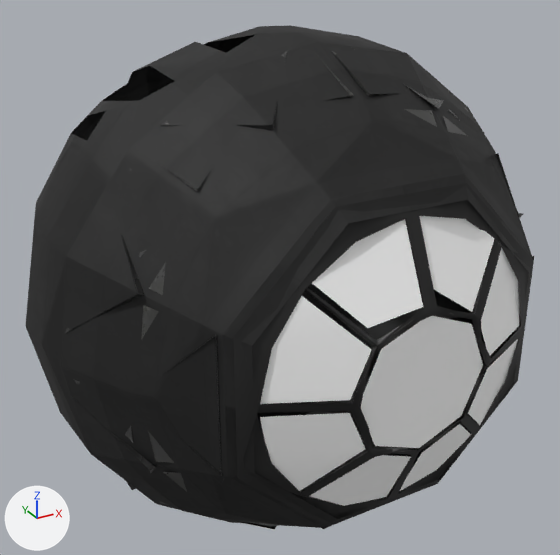
Renders of the glTF model public/models/galaxy/surface/tiebombercockpit.lod1.glb from each side of a commit.
Both versions are drawn from a camera (50 mm lens) standing at (-3.14, -5.1, 4.08) and looking at (-1.64, -2.38, 2.72). The axes (+X, +Y, +Z) are drawn at lower left. The lights are the same throughout. The picture after the commit comes second. Where no turn or scale is listed for an object, it has been applied to the vertices.

Script lines for the objects in view, before the commit:
```python
mat_m_cockpit = bpy.data.materials.new('M_Cockpit')
mat_m_cockpit.use_nodes = True; mat_m_cockpit.node_tree.nodes.clear()
_N = mat_m_cockpit.node_tree.nodes; _L = mat_m_cockpit.node_tree.links
n0 = _N.new('ShaderNodeBsdfPrincipled'); n0.name = 'Principled BSDF'
n1 = _N.new('ShaderNodeOutputMaterial'); n1.name = 'Material Output'
n2 = _N.new('ShaderNodeTexImage'); n2.name = 'Image Texture'
n2.image = img_image_0
n3 = _N.new('ShaderNodeMath'); n3.name = 'Math'
n3.operation = 'MULTIPLY'
n4 = _N.new('ShaderNodeSeparateColor'); n4.name = 'Separate Color'
n5 = _N.new('ShaderNodeTexImage'); n5.name = 'Image Texture.001'
n5.image = img_image_2
n6 = _N.new('ShaderNodeNormalMap'); n6.name = 'Normal Map'
n6.uv_map = 'UVMap'
n7 = _N.new('ShaderNodeTexImage'); n7.name = 'Image Texture.002'
n7.image = img_image_1
_L.new(n0.outputs[0], n1.inputs[0])  # 'BSDF' to 'Surface'
_L.new(n2.outputs[0], n0.inputs[0])  # 'Color' to 'Base Color'
_L.new(n3.outputs[0], n0.inputs[1])  # 'Value' to 'Metallic'
_L.new(n4.outputs[2], n3.inputs[0])  # 'Blue' to 'Value'
_L.new(n4.outputs[1], n0.inputs[2])  # 'Green' to 'Roughness'
_L.new(n5.outputs[0], n4.inputs[0])  # 'Color' to 'Color'
_L.new(n6.outputs[0], n0.inputs[5])  # 'Normal' to 'Normal'
_L.new(n7.outputs[0], n6.inputs[1])  # 'Color' to 'Color'
mat_m_windowdirt = principled_material('M_WindowDirt')
mat_m_windowdirt.base_color = (1.0, 1.0, 1.0)  # white #ffffff
mat_m_windowdirt.roughness = 0.7
me_mesh_0 = bpy.data.meshes.new('Mesh_0')
me_mesh_0.from_pydata(...)  # 492 vertices, 624 faces; spans x -1.07..1.07, y -1.01..1.01, z -1.06..1.06
# faces by material slot: [592, 32]
me_mesh_0.materials.append(mat_m_cockpit)
me_mesh_0.materials.append(mat_m_windowdirt)  # white #ffffff
ob_mesh_0 = bpy.data.objects.new('Mesh_0', me_mesh_0)
ob_mesh_0.location = (-1.644, -2.38, 2.712)
```
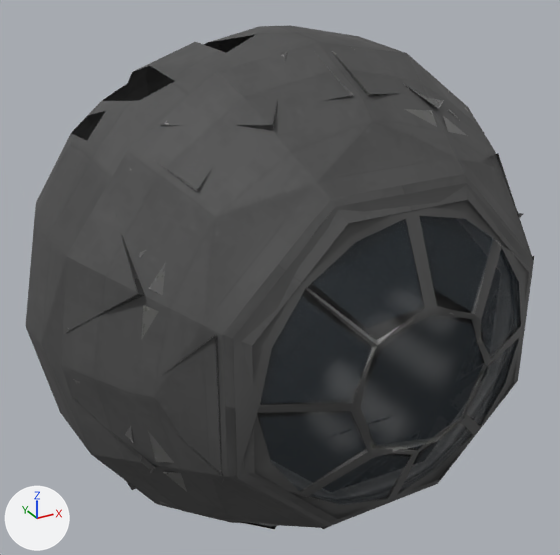
Diff of the bpy script that builds the scene:
```diff
--- a/public/models/galaxy/surface/tiebombercockpit.lod1.glb.py
+++ b/public/models/galaxy/surface/tiebombercockpit.lod1.glb.py
@@ img_t_tiefighter_cockpit_cs_ktx2 @@
+img_t_tiefighter_cockpit_cs_ktx2 = load_image('t_tiefighter_cockpit_cs.ktx2', '_unpacked/t_tiefighter_cockpit_cs.ktx2', 512, 512, 'sRGB')
@@ mat_m_cockpit @@
 n2 = _N.new('ShaderNodeTexImage'); n2.name = 'Image Texture'
-n2.image = img_image_0
+n2.image = img_t_tiefighter_cockpit_cs_ktx2
 n3 = _N.new('ShaderNodeMath'); n3.name = 'Math'
@@ mat_m_windowdirt @@
 mat_m_windowdirt = principled_material('M_WindowDirt')
-mat_m_windowdirt.base_color = (1.0, 1.0, 1.0)  # white #ffffff
+mat_m_windowdirt.base_color = (0.06, 0.08, 0.1)  # greyish blue #455059
 mat_m_windowdirt.roughness = 0.7
+mat_m_windowdirt.alpha = 0.32
```

Pixel boxes (x1, y1, x2, y2) of what changed, in the pictures (560 x 555 px):
'Mesh_0', surface changed, recoloured: (25, 25, 534, 529) in both
